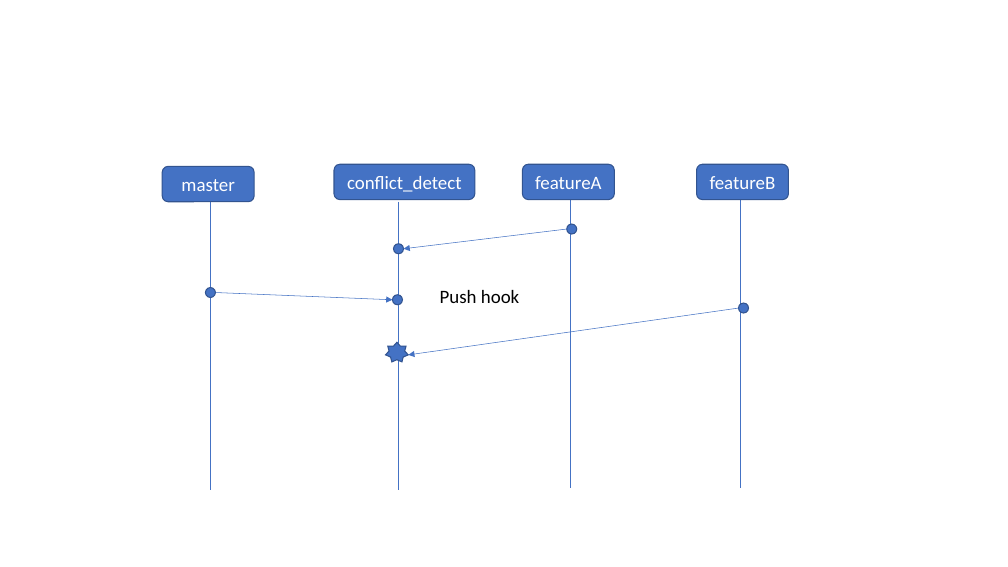
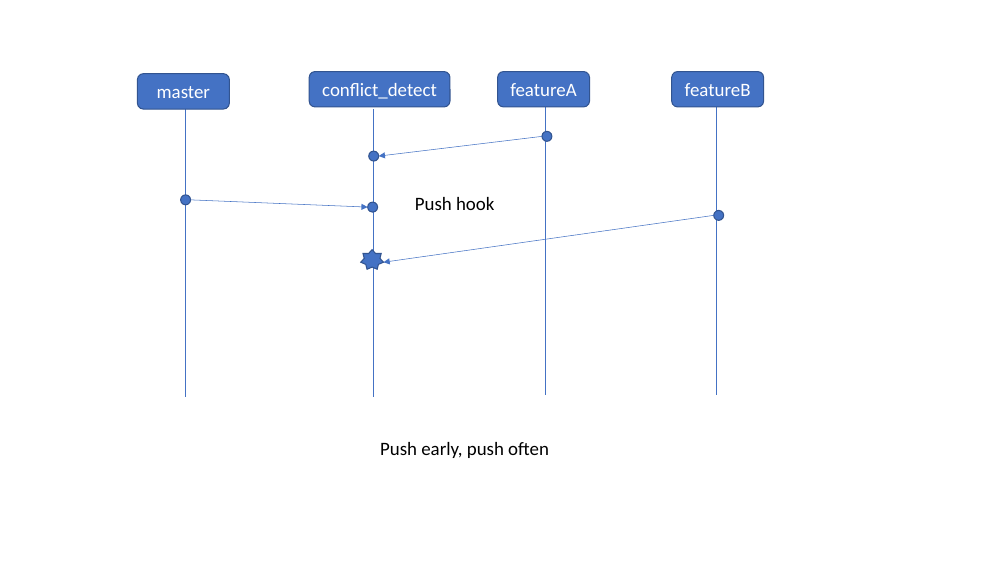
Before and after one commit to chaiyilin/featureToggling, a slide deck: slide 8 of featureToggles.pptx. Drawn at 1008x567 pixels with LibreOffice and Linux fonts; fonts in the diff are those of the drawing. Boxes give left, top, right and bottom in pixels: in the first picture for what was removed or moved away, otherwise in the second. Text is boxed around its words. In the diff, an @@ line names an element or a change of style, - is before the commit and + after.

```diff
--- a/featureToggles.pptx
+++ b/featureToggles.pptx
@@ 4 lines, 2 arrows, 2 ellipses, 1 rounded rectangle, 1 text, 1 star: place and size @@
-4 lines, 2 arrows, 2 ellipses, 1 rounded rectangle, 1 text, 1 star at (163,166,749,490)
+4 lines, 2 arrows, 2 ellipses, 1 rounded rectangle, 1 text, 1 star at (138,73,724,397)
@@ 3 rounded rectangles, 3 ellipses, 1 arrow: place and size @@
-3 rounded rectangles, 3 ellipses, 1 arrow at (206,164,789,355)
+3 rounded rectangles, 3 ellipses, 1 arrow at (181,72,765,262)
@@ text added at (380,442,549,458), 18 pt, text #000000 @@
+Push early, push often
```
Also in this commit, not shown: 1 other slide changed.
